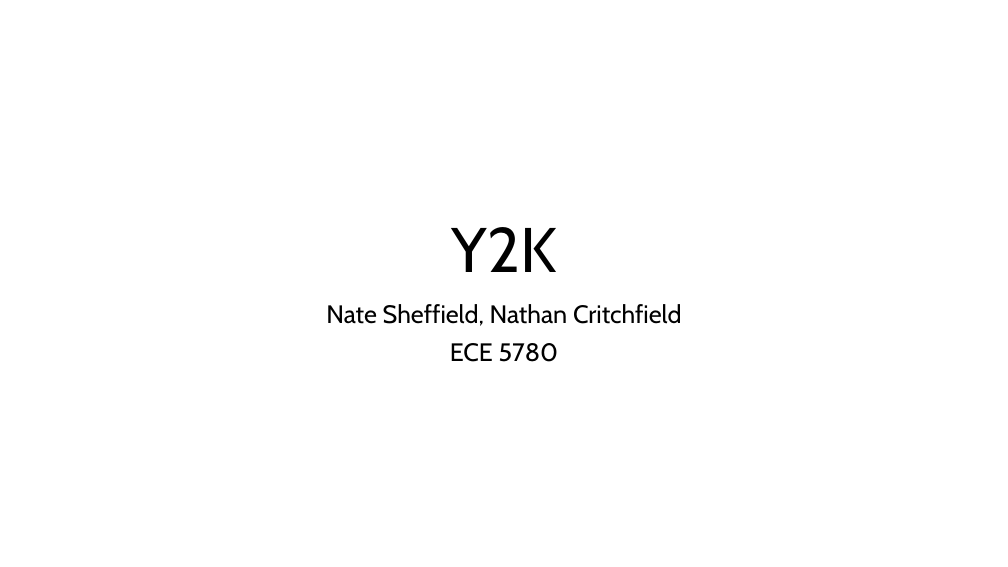
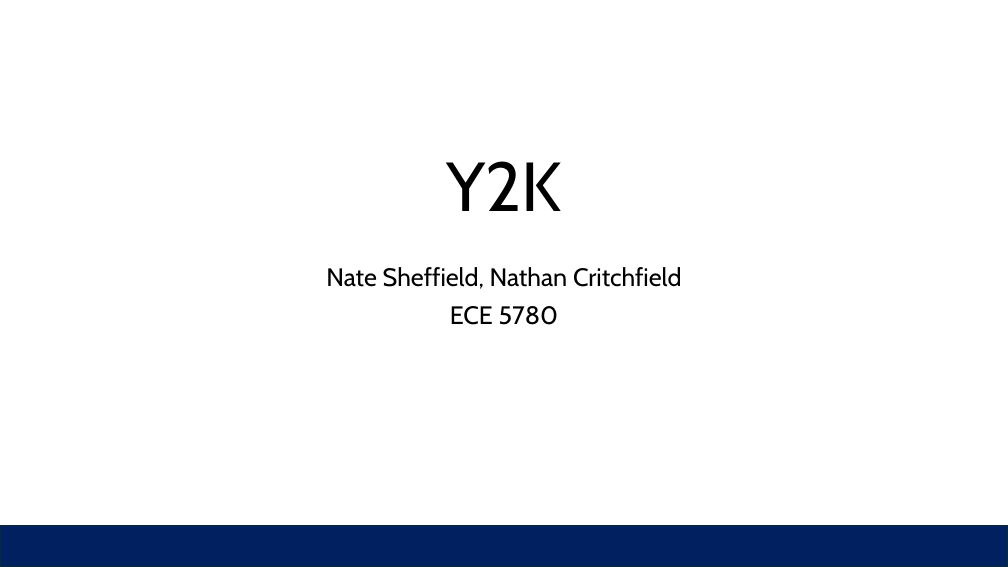
Before and after one commit to sheffy1926/Embedded_Lab_Reports, a slide deck: slide 1 of Y2K.pptx. Drawn at 1008x567 pixels with LibreOffice and Linux fonts; fonts in the diff are those of the drawing. Boxes give left, top, right and bottom in pixels: in the first picture for what was removed or moved away, otherwise in the second. Text is boxed around its words. In the diff, an @@ line names an element or a change of style, - is before the commit and + after.

```diff
--- a/Y2K.pptx
+++ b/Y2K.pptx
@@ title "Y2K" at (446, 161, 562, 211): size 60 to 66 pt @@
@@ subtitle "Nate Sheffield, Nathan Critchfield": place and size @@
-subtitle "Nate Sheffield, Nathan Critchfield" at (326, 304, 682, 362)
+subtitle "Nate Sheffield, Nathan Critchfield" at (326, 267, 682, 325)
@@ rectangle added at (0, 526, 1008, 567), fill #002060, outline #092A39 1.5 pt @@
```
Also in this commit, not shown: 4 other slides changed, 7 slides added, 5 slides removed, 8 other files.
